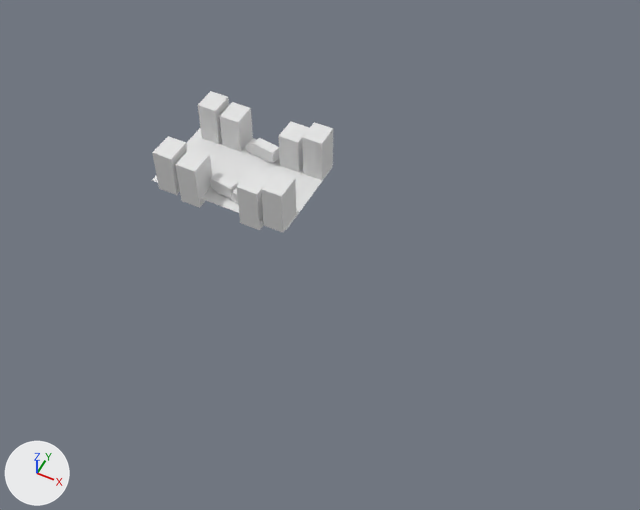
A saved change to the Blender file Resources/Object/Stage/stage.blend.
The view is the same before and after, from a 50 mm lens placed at (388.0, -592.0, 654.0), pointed at (132.0, -79.0, 13.0). The lights are fixed; the arrows at lower left show +X, +Y and +Z. Materials are left out; every surface is plain grey.

The scene before the commit, as lines of its bpy script (objects in view):
```python
me_円柱_001 = bpy.data.meshes.new('円柱.001')
me_円柱_001.from_pydata(...)  # 1704 vertices, 3318 faces; spans x -14.7..14.0, y -20.6..20.6, z -2.5..12.9
me_円柱_001.materials.append(mat_マテリアル)
ob_円柱_002 = bpy.data.objects.new('円柱.002', me_円柱_001)
ob_円柱_002.location = (0.0, 0.0, 0.0)
ob_円柱_002.rotation_euler = (0.0, 0.0, 1.564)  # degrees (0, 0, 90)
ob_円柱_002.scale = (3.95, 3.95, 3.95)
```
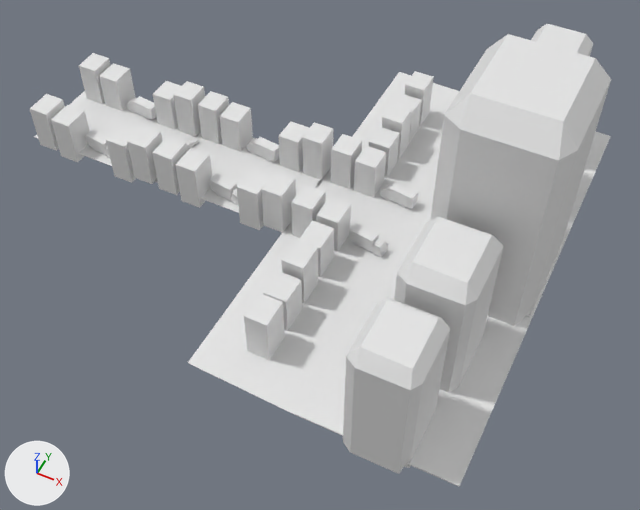
What the commit changed:
me_円柱_001 is used by ob_円柱_002; location (0.0, 0.0, 0.0); rotation (0.0, 0.0, 1.564), in degrees (0, 0, 90); scale (3.95, 3.95, 3.95).
me_円柱_001 had 1704 vertices, 3318 faces and spanned x -14.7..14.0, y -20.6..20.6, z -2.5..12.9.
me_円柱_001 now has 8256 vertices, 16004 faces and spans x -42.1..111.6, y -55.3..71.4, z -4.1..56.2.
me_円柱_001 part 1: the loose piece of 225 vertices spanning x 6.3..10.6, y -6.2..3.7, z 0.4..4.6 is turned -81.3 degrees about the z axis through its middle, then moved by (12.9, -7.6, -0.4).
me_円柱_001 part 2: the loose piece of 8 vertices spanning x -14.7..-7.4, y -20.3..-14.6, z 0.0..12.9 is turned 98.5 degrees about the z axis through its middle and scaled by 0.987, then moved by (48.6, 9.4, -0.5).
me_円柱_001 part 3: the loose piece of 8 vertices spanning x 7.2..14.0, y 5.0..10.9, z -2.5..10.6 is turned 98.5 degrees about the z axis through its middle and scaled by 0.974, then moved by (23.8, 5.1, 2.0).
me_円柱_001 part 4: the loose piece of 8 vertices spanning x 7.2..14.0, y -20.3..-14.6, z 0.0..12.9 is turned 98.5 degrees about the z axis through its middle, then moved by (-1.0, 26.8, -2.9).
me_円柱_001 part 5: the loose piece of 225 vertices spanning x -11.1..-6.9, y -6.1..4.0, z 0.3..4.6 is turned -79.5 degrees about the z axis through its middle and scaled by 0.975, then moved by (27.9, 10.2, -0.4).
me_円柱_001 part 6: the loose piece of 225 vertices spanning x 6.3..10.6, y -6.2..3.7, z 0.4..4.6 is copied, and the copy is turned -81.3 degrees about the z axis through its middle, then moved by (-26.1, -13.7, -0.4); it spans x -22.5..-12.8, y -16.5..-13.5, z 0.0..4.2.
me_円柱_001 part 7: 4 vertices removed from x -13.7..13.3, y -20.6..20.6, z 0.0; 5434 vertices added at x -42.1..111.6, y -55.3..71.4, z -4.1..56.2.
Object '円柱.002' (ob_円柱_002) moves from (0.0, 0.0, 0.0) to (-74.9, 10.9, 1.5).
Object '円柱.002' (ob_円柱_002) turns from (0, 0, 90) to (0, 0, -8.8) degrees about x, y and z.
Object '円柱.002' (ob_円柱_002) is rescaled from (3.95, 3.95, 3.95) to (4.0, 4.0, 4.0).

Boxes (x1, y1, x2, y2) around the edits, measured in the pictures (640 x 510 px; the box of a moved part takes in the faces that stretch with it):
'円柱.002', reshaped, moved, turned, rescaled: before (152, 91, 333, 232); after (30, 24, 611, 486)
part 1 of me_円柱_001, moved or reshaped: before (246, 138, 279, 163); after (209, 173, 238, 205)
part 2 of me_円柱_001, moved or reshaped: (261, 171, 296, 232) in both
part 3 of me_円柱_001, moved or reshaped: before (220, 102, 253, 152); after (302, 122, 333, 180)
part 4 of me_円柱_001, moved or reshaped: before (302, 122, 333, 180); after (220, 102, 253, 152)
part 5 of me_円柱_001, moved or reshaped: before (210, 172, 238, 203); after (247, 137, 279, 162)
part 6 of me_円柱_001, added: after (86, 129, 110, 156)
part 7 of me_円柱_001, built on: before (152, 128, 332, 230); after (30, 24, 611, 486)
